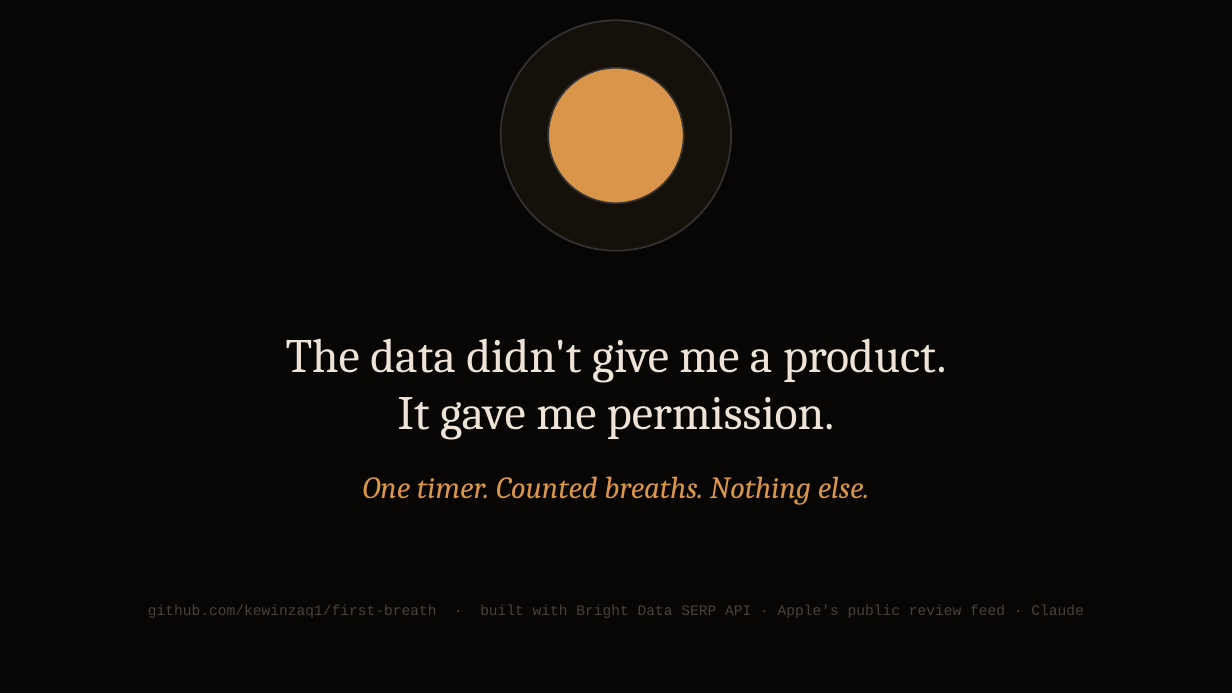
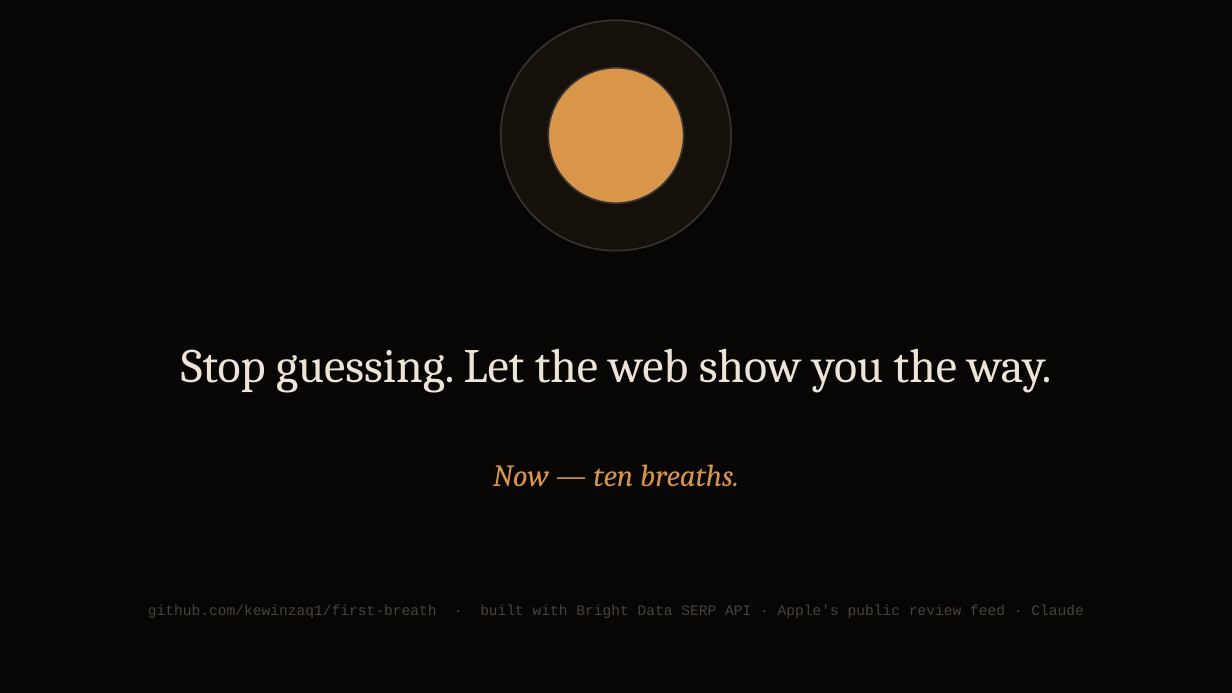
Before and after one commit to kewinzaq1/first-breath, a slide deck: slide 10 of docs/first-breath-how-it-works.pptx (slide 8 before the commit). Drawn at 1232x693 pixels with LibreOffice and Linux fonts; fonts in the diff are those of the drawing. Boxes give left, top, right and bottom in pixels: in the first picture for what was removed or moved away, otherwise in the second. Text is boxed around its words. In the diff, an @@ line names an element or a change of style, - is before the commit and + after.

```diff
--- a/docs/first-breath-how-it-works.pptx
+++ b/docs/first-breath-how-it-works.pptx
@@ text at (181,348,1051,392): text changed @@
-The data didn't give me a product.
-It gave me permission.
+Stop guessing. Let the web show you the way.
@@ text at (493,464,739,487): text changed @@
-One timer. Counted breaths. Nothing else.
+Now — ten breaths.
```
Also in this commit, not shown: 2 other slides changed, 7 slides added, 5 slides removed, 4 other files.
